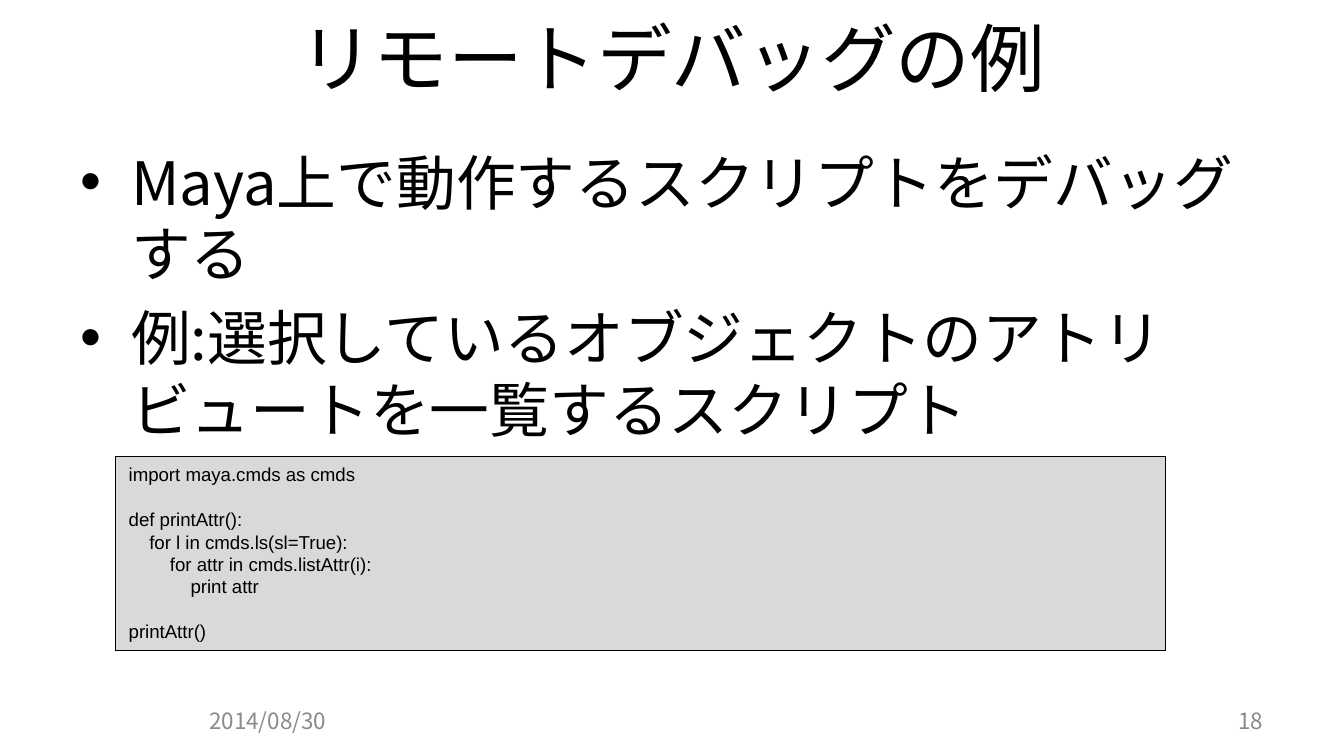
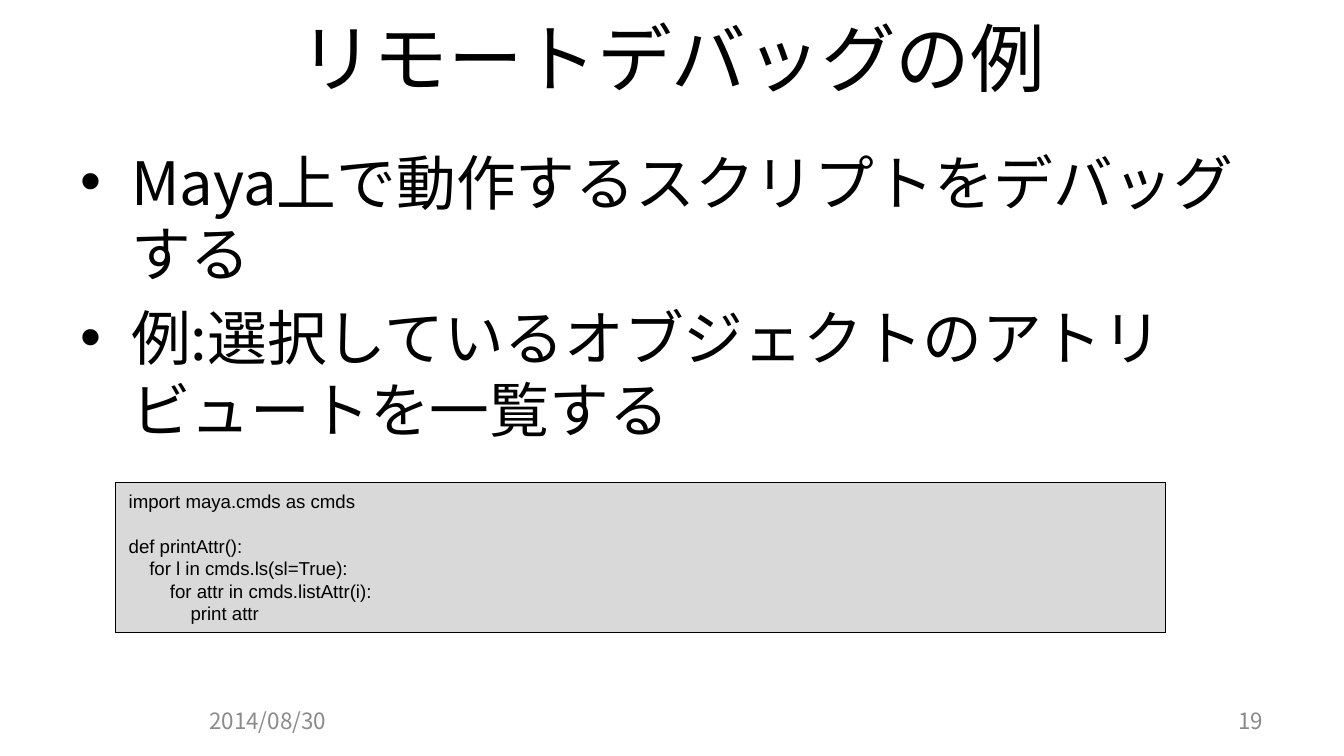
Before and after one commit to JCGS/CEDEC2014, a slide deck: slide 19 of chiyama/2014cedec_chiyama.pptx (slide 18 before the commit). Drawn at 1344x756 pixels with LibreOffice and Linux fonts; fonts in the diff are those of the drawing; background and template pictures are left out. Boxes give left, top, right and bottom in pixels: in the first picture for what was removed or moved away, otherwise in the second. Text is boxed around its words. In the diff, an @@ line names an element or a change of style, - is before the commit and + after.

Commit message:
GitHub登録のアナウンス追加 レイアウト修正 その他、細かいモロモロ追記・修正 PDF ファイルを追加

```diff
--- a/chiyama/2014cedec_chiyama.pptx
+++ b/chiyama/2014cedec_chiyama.pptx
@@ text at <box>131,309,1162,437</box>: text changed @@
-• 例:選択しているオブジェクトのアトリビュートを一覧するスクリプト
+• 例:選択しているオブジェクトのアトリビュートを一覧する
@@ rectangle "import maya.cmds as cmds": place and size @@
-rectangle "import maya.cmds as cmds" at <box>116,457,1165,652</box>
+rectangle "import maya.cmds as cmds" at <box>116,482,1165,632</box>
@@ text in rectangle at <box>129,624,207,642</box>: paragraph removed @@
-printAttr()
@@ page number at <box>1238,712,1263,729</box>: text changed @@
-18
+19
```
Also in this commit, not shown: 16 other slides changed, 3 slides added, 3 other files.
